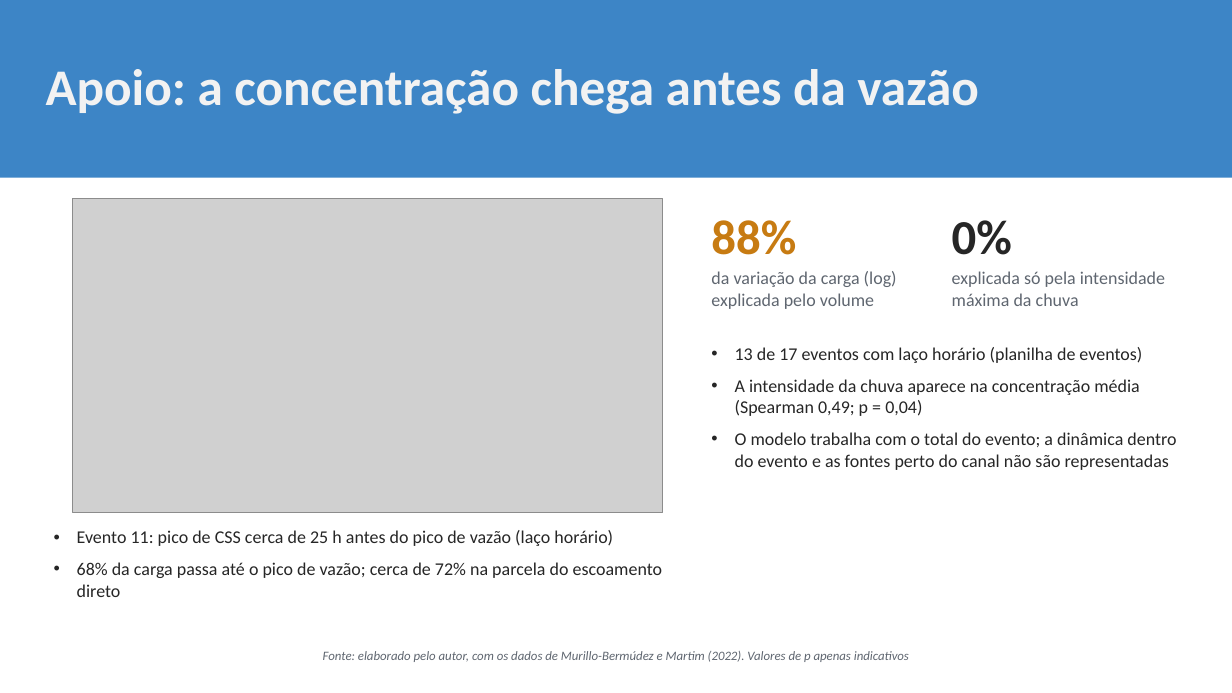
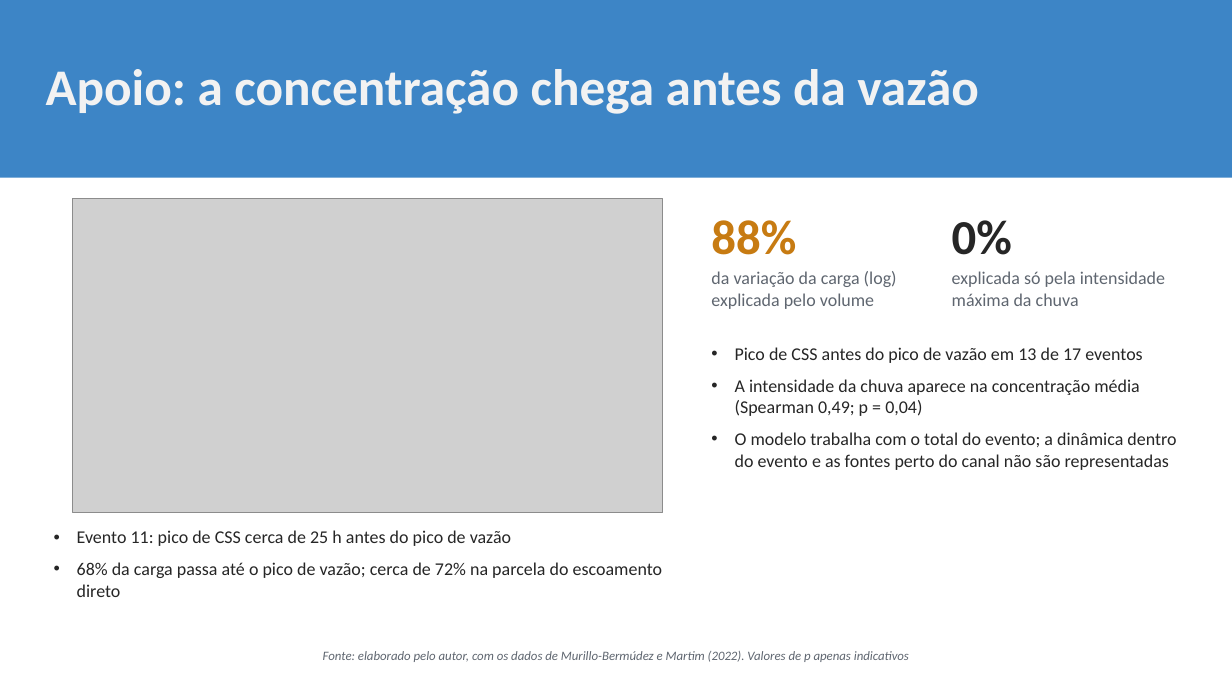
Before and after one commit to mateusvivarelli/TCC, a slide deck: slide 35 of Apresentacao/slideTCC_18-11_sugestoes.pptx. Drawn at 1232x693 pixels with LibreOffice and Linux fonts; fonts in the diff are those of the drawing; grey boxes stand for pictures; background and template pictures are left out. Boxes give left, top, right and bottom in pixels: in the first picture for what was removed or moved away, otherwise in the second. Text is boxed around its words. In the diff, an @@ line names an element or a change of style, - is before the commit and + after.

```diff
--- a/Apresentacao/slideTCC_18-11_sugestoes.pptx
+++ b/Apresentacao/slideTCC_18-11_sugestoes.pptx
@@ text at (735,347,1142,363): text changed @@
-• 13 de 17 eventos com laço horário (planilha de eventos)
+• Pico de CSS antes do pico de vazão em 13 de 17 eventos
@@ text at (77,530,511,546): text changed @@
-• Evento 11: pico de CSS cerca de 25 h antes do pico de vazão (laço horário)
+• Evento 11: pico de CSS cerca de 25 h antes do pico de vazão
```
Also in this commit, not shown: 9 other slides changed, 11 other files.
